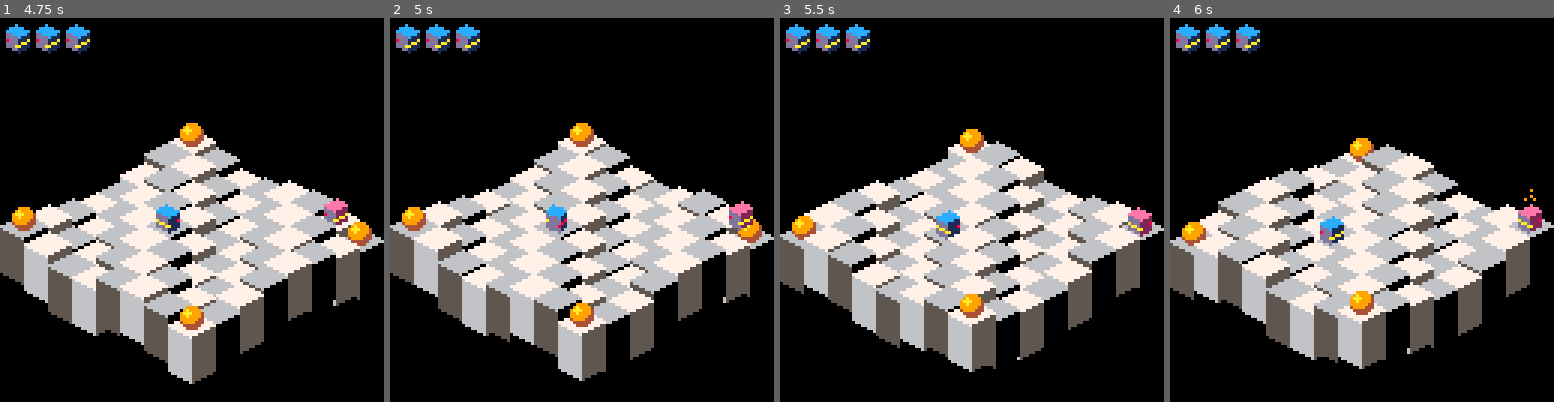
Above: before the commit, frames 1-4 (left to right).
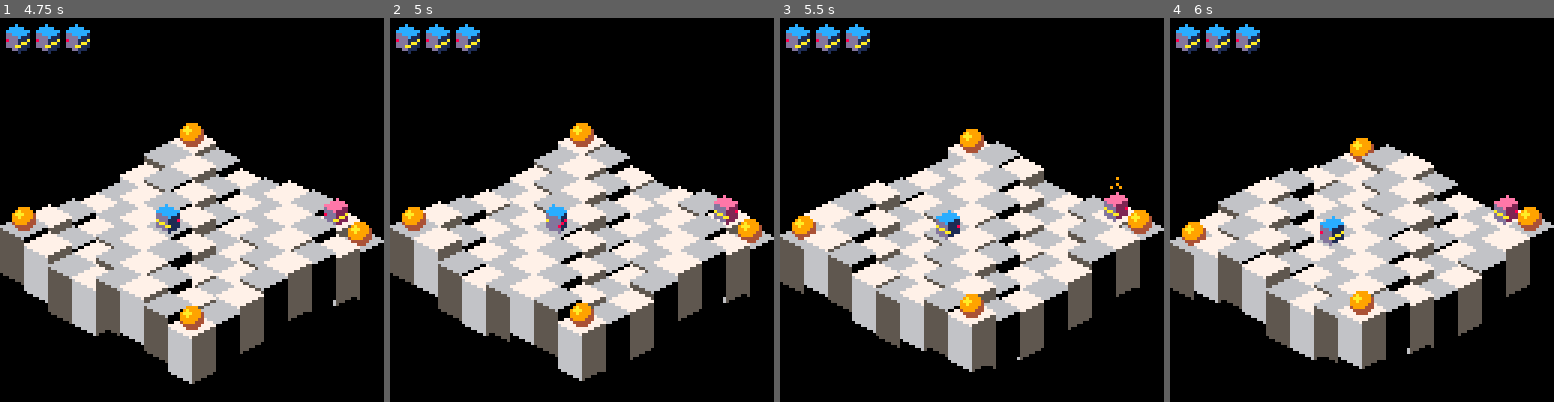
Above: after the commit, the same moments.

Repository: erwinbonsma/BumbleBotsPico8
Game: PICO-8 cartridge rolmops.p8
Same seed, same stepped clock (60 frames per second), same inputs: the game is played once before the commit and once after it.
Inputs:
- Up to frame 1 (4.75 s): tap O (Z key) at 0.7, 1.7, 2.1, 2.5, 2.9, 3.3, 3.7, 4.1, 4.5 s; hold Right 1.6-2.1 s; hold Up 2.15-2.42 s; hold Right 2.47-3.03 s; hold Left 3.08-3.58 s; hold Down 3.63-3.97 s; hold Right 4.02-4.68 s; hold Up from 4.73 s (still down)
- Up to frame 2 (5 s): keep holding Up; tap O (Z key) at 4.9 s
- Up to frame 3 (5.5 s): release Up at 5.03 s; hold Left from 5.08 s (still down); tap O (Z key) at 5.3 s
- Up to frame 4 (6 s): release Left at 5.68 s; tap O (Z key) at 5.7 s; hold Down from 5.73 s (still down)

Frame 1 is identical in both runs. In frame 2, 0.6% of the frame differs, in the area x 84-95%, y 46-56%; in frame 3, 0.8%, in the area x 84-97%, y 41-58%; in frame 4, 0.8%.

Commit message:
Stop enemy from entering tile with a pick-up
Enemies cannot enter a unit with a pick-up anymore. This prevents resolving simultaneous player death and level end. Furthermore, it also enables more interesting level designs.
Change enemy starting positions to make third level slightly easier.

Diff:
--- a/rolmops.p8
+++ b/rolmops.p8
@@ -387,7 +387,7 @@
      self.mov_dir+3
     )%4
    )
-   if to_unit.height-self.unit.height>self.tol then
+   if not self:can_enter(to_unit) then
     -- cannot move, retreat
     self.mov_inc=-1
     self.mov+=self.mov_inc
@@ -414,6 +414,10 @@
  self.dazed=20
 end
 
+function mover:can_enter(unit)
+ return unit.height-self.unit.height<=self.tol
+end
+
 function mover:enter_unit(unit)
  self.unit2=self.unit
  unit:add_mover(self)
@@ -561,18 +565,24 @@
   score+=1
  end
 
- local hdelta=
-  to_unit.height-self.unit.height-self.tol
- if hdelta<=0 then
+ if self:can_enter(to_unit) then
   --reward possible movement
   score+=2
  else
   --penalize climbs
-  score-=min(hdelta,5)
+  local hdelta=to_unit.height-self.unit.height-self.tol
+  score-=max(0,min(5,hdelta))
  end
 
  return score
 end --enemy:heading_score
+
+function enemy:can_enter(unit)
+ return (
+  mover.can_enter(self,unit) and
+  unit.pickup==nil
+ )
+end
 
 function enemy:bump()
  mover.bump(self)
@@ -689,7 +699,7 @@
  self:add_player(5,6)
 
  local enemy_pos={
-  {3,3},{8,8},{3,8},{8,3}
+  {3,3},{8,8},{8,3},{3,8}
  }
  for i=1,min(
   self.num_enemies,#enemy_pos
